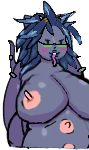
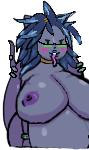
The second 89×150 image is a revision of the first. Changes to its layers:
hid "trreatment", moved it above "lvl3" over [20, 8, 76, 149]
removed layer "t70" over [9, 120, 57, 149]
removed layer "TraceTits" over [9, 8, 84, 149]
renamed "treats" to "lvl3", showed it, opacity 44% → 100%, painted on it over [9, 8, 84, 149]
